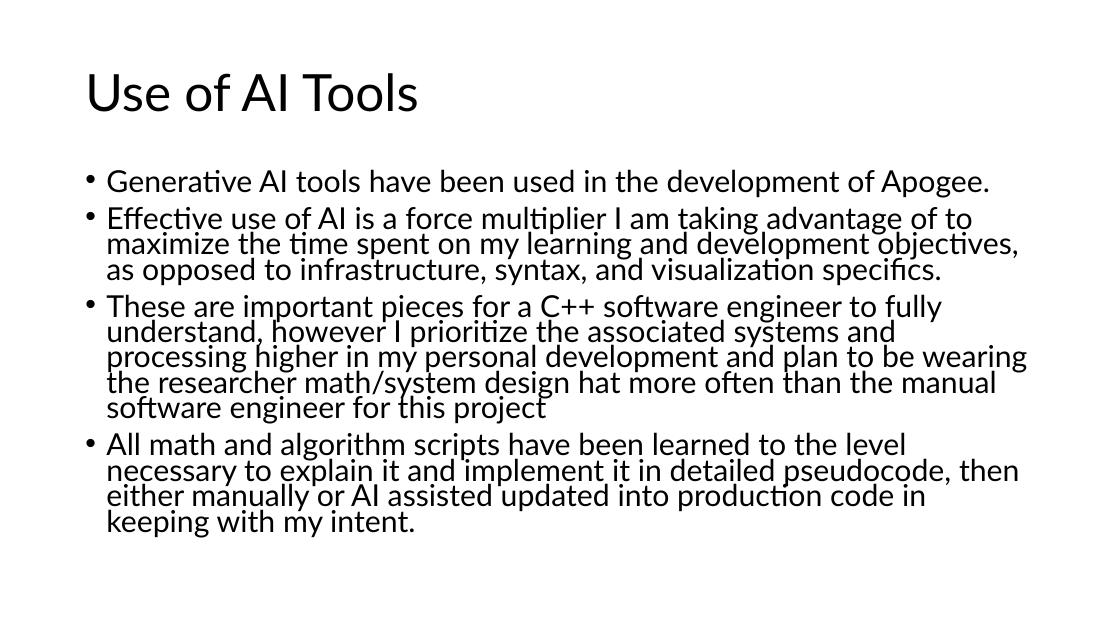
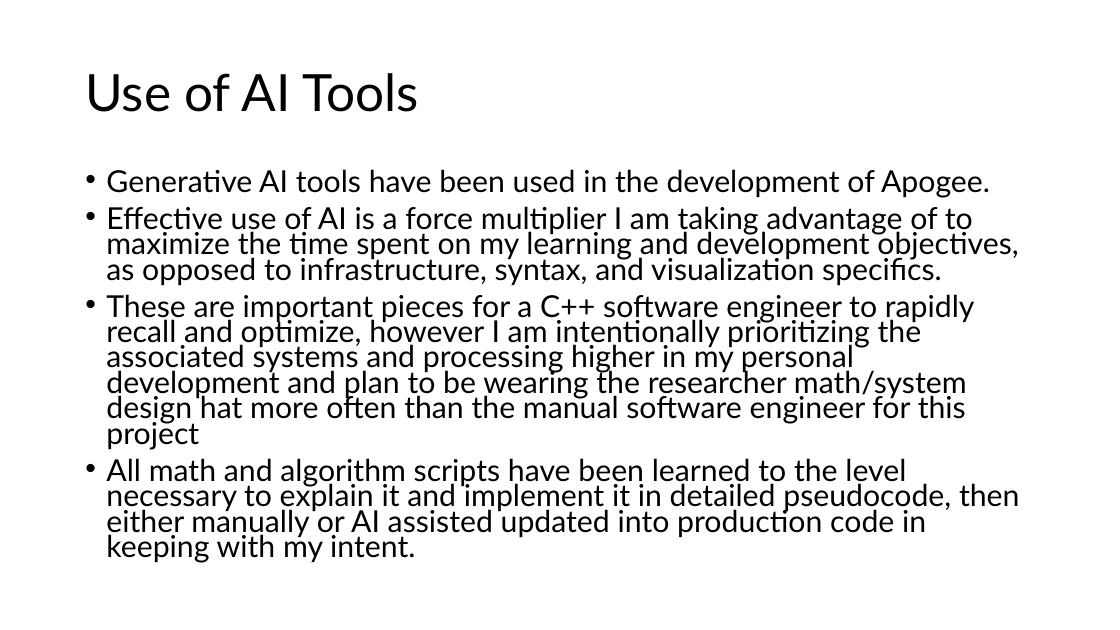
Before and after one commit to jeremyjestel/apogee, a slide deck: slide 3 of docs/Apogee_Progession.pptx. Drawn at 1120x630 pixels with LibreOffice and Linux fonts; fonts in the diff are those of the drawing. Boxes give left, top, right and bottom in pixels: in the first picture for what was removed or moved away, otherwise in the second. Text is boxed around its words. In the diff, an @@ line names an element or a change of style, - is before the commit and + after.

```diff
--- a/docs/Apogee_Progession.pptx
+++ b/docs/Apogee_Progession.pptx
@@ text at (106, 294, 975, 449): text changed @@
-• These are important pieces for a C++ software engineer to fully understand, however I prioritize the associated systems and processing higher in my personal development and plan to be wearing the researcher math/system design hat more often than the manual software engineer for this project
+• These are important pieces for a C++ software engineer to rapidly recall and optimize, however I am intentionally prioritizing the associated systems and processing higher in my personal development and plan to be wearing the researcher math/system design hat more often than the manual software engineer for this project
```
Also in this commit, not shown: 1 other slide changed, 3 other files.
